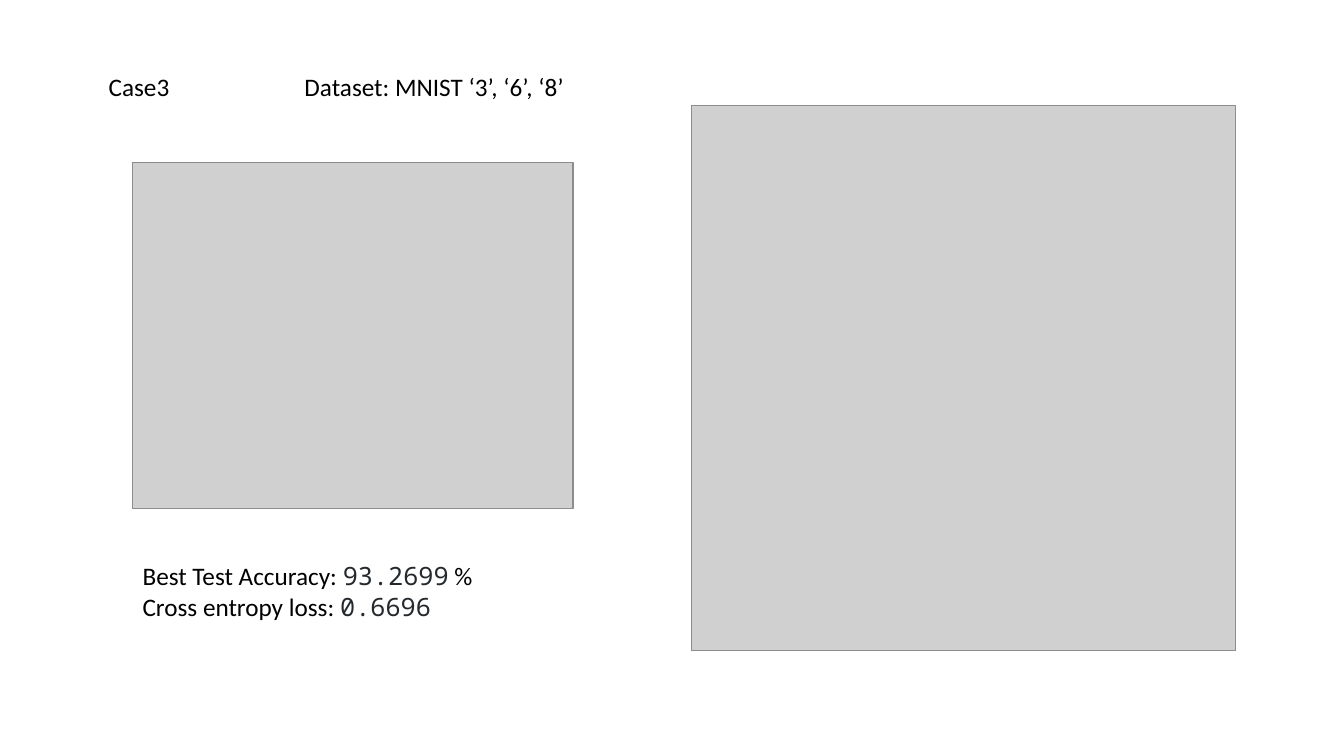
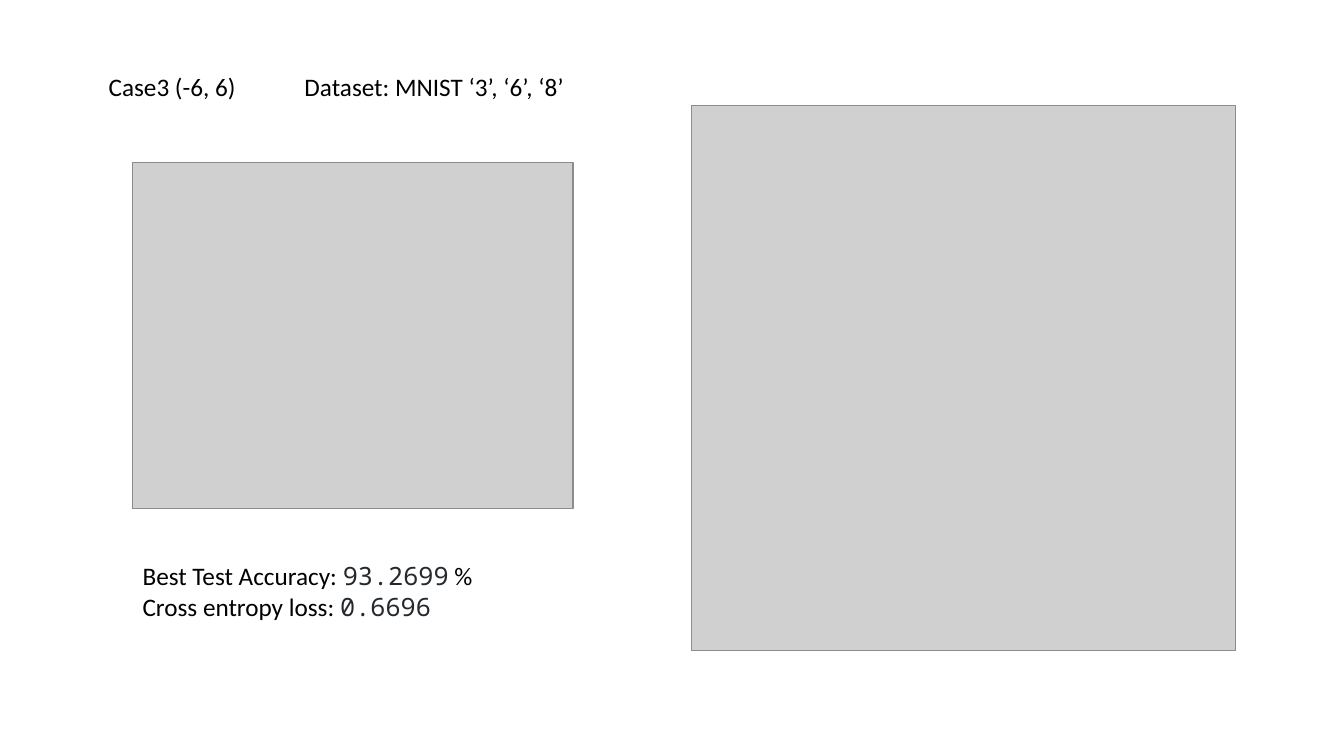
Before and after one commit to kpliao1206/mlmi_hw_repo, a slide deck: slide 5 of Final/Final.pptx. Drawn at 1344x756 pixels with LibreOffice and Linux fonts; fonts in the diff are those of the drawing; grey boxes stand for pictures. Boxes give left, top, right and bottom in pixels: in the first picture for what was removed or moved away, otherwise in the second. Text is boxed around its words. In the diff, an @@ line names an element or a change of style, - is before the commit and + after.

```diff
--- a/Final/Final.pptx
+++ b/Final/Final.pptx
@@ text at <box>109,78,235,100</box>: text changed @@
-Case3
+Case3 (-6, 6)
```
Also in this commit, not shown: 2 other slides changed, 6 slides added, 5 other files.
